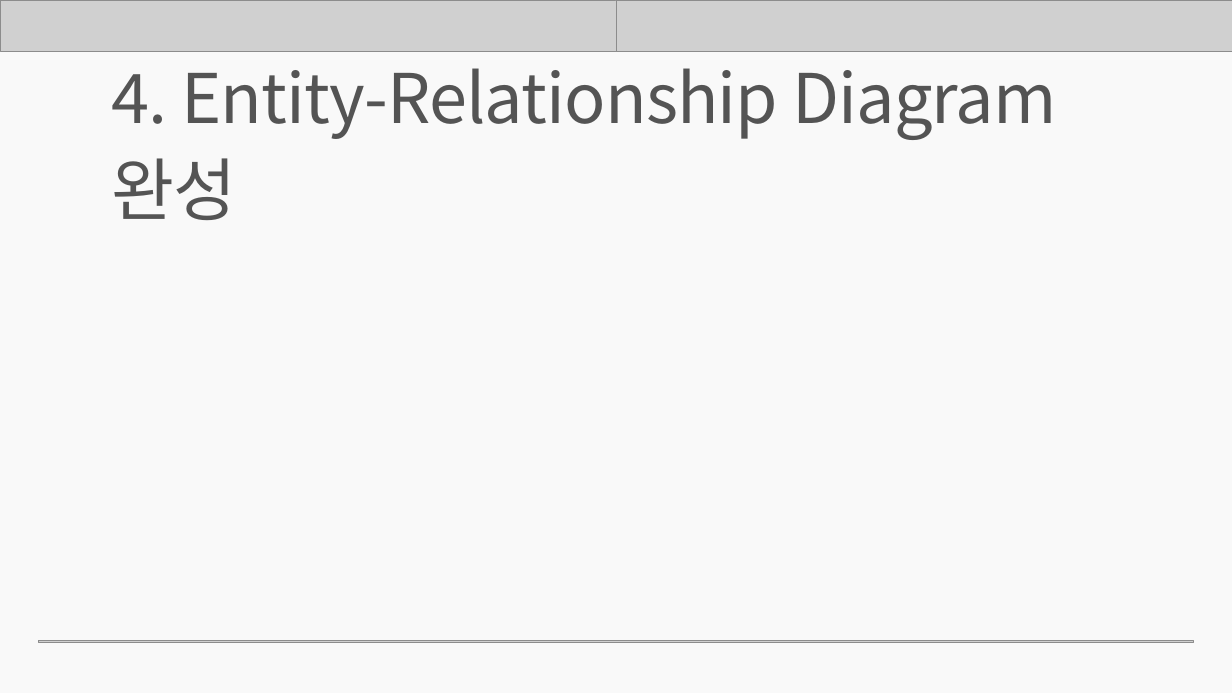
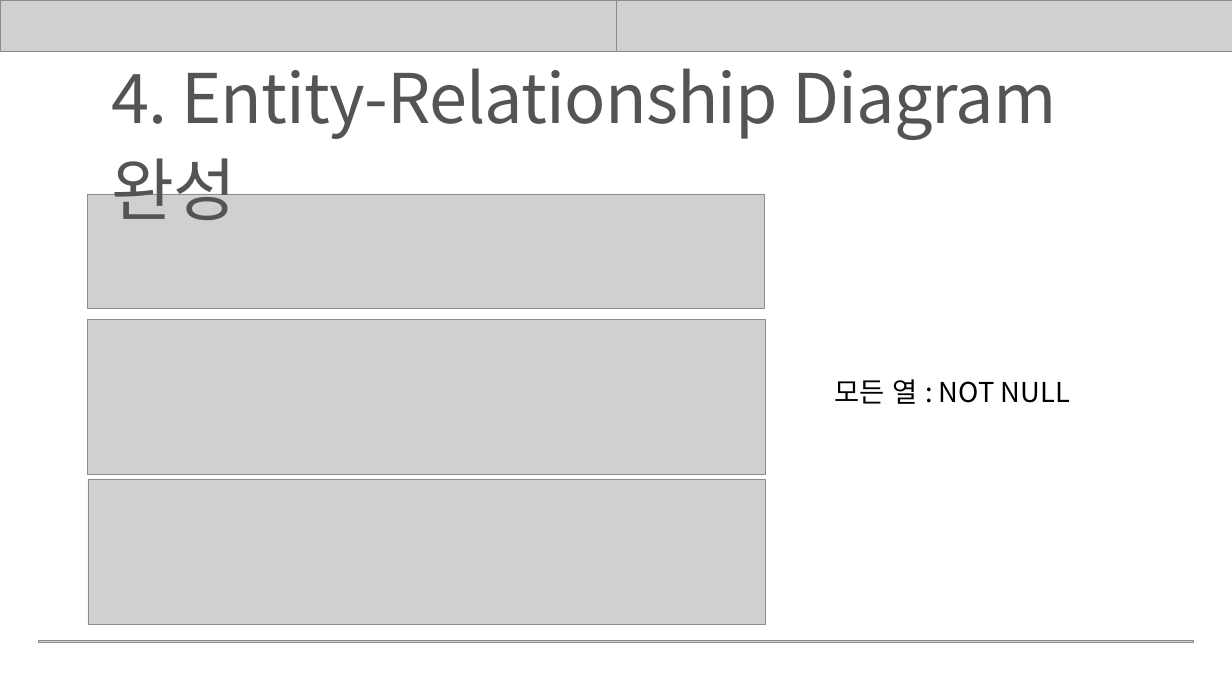
Before and after one commit to rombird/LEELEELIM, a slide deck: slide 23 of 응용SW기초기술활용.pptx (slide 16 before the commit). Drawn at 1232x693 pixels with LibreOffice and Linux fonts; fonts in the diff are those of the drawing; grey boxes stand for pictures. Boxes give left, top, right and bottom in pixels: in the first picture for what was removed or moved away, otherwise in the second. Text is boxed around its words. In the diff, an @@ line names an element or a change of style, - is before the commit and + after.

```diff
--- a/응용SW기초기술활용.pptx
+++ b/응용SW기초기술활용.pptx
@@ background #F9F9F9 to #FFFFFF @@
@@ picture added at [87, 194, 764, 309] @@
@@ picture added at [87, 320, 766, 475] @@
@@ text added at [834, 379, 1070, 404], 32 pt, text #000000 @@
+모든 열 : NOT NULL
@@ picture added at [88, 479, 766, 624] @@
```
Also in this commit, not shown: 13 other slides changed, 9 slides added.
